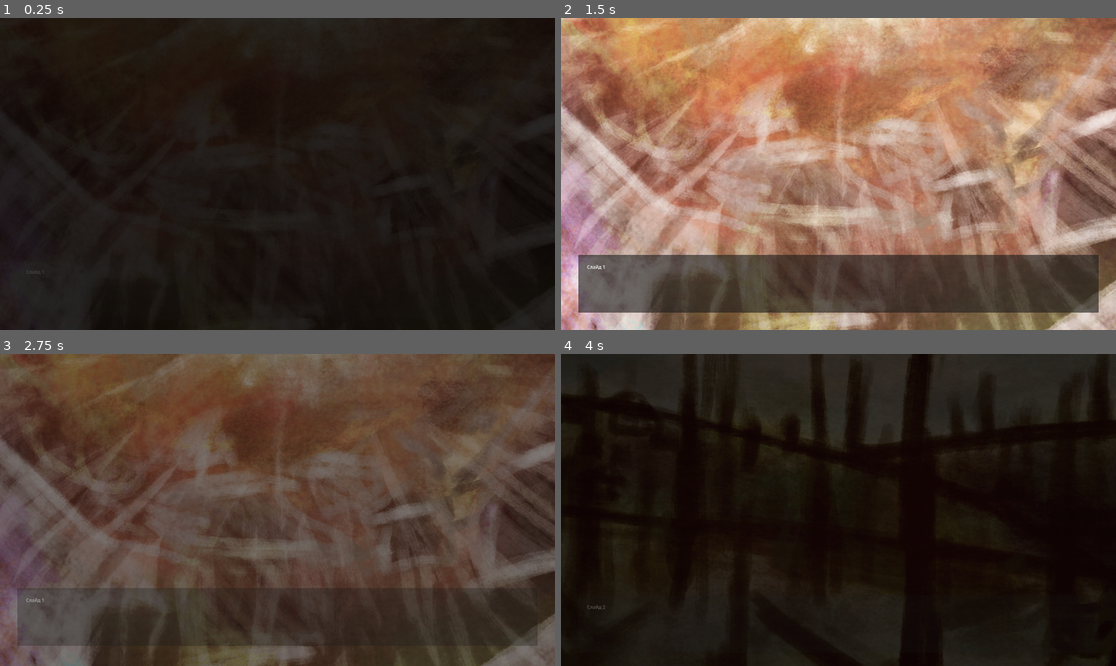
Above: before the commit, frames 1-4 (two rows, left to right).
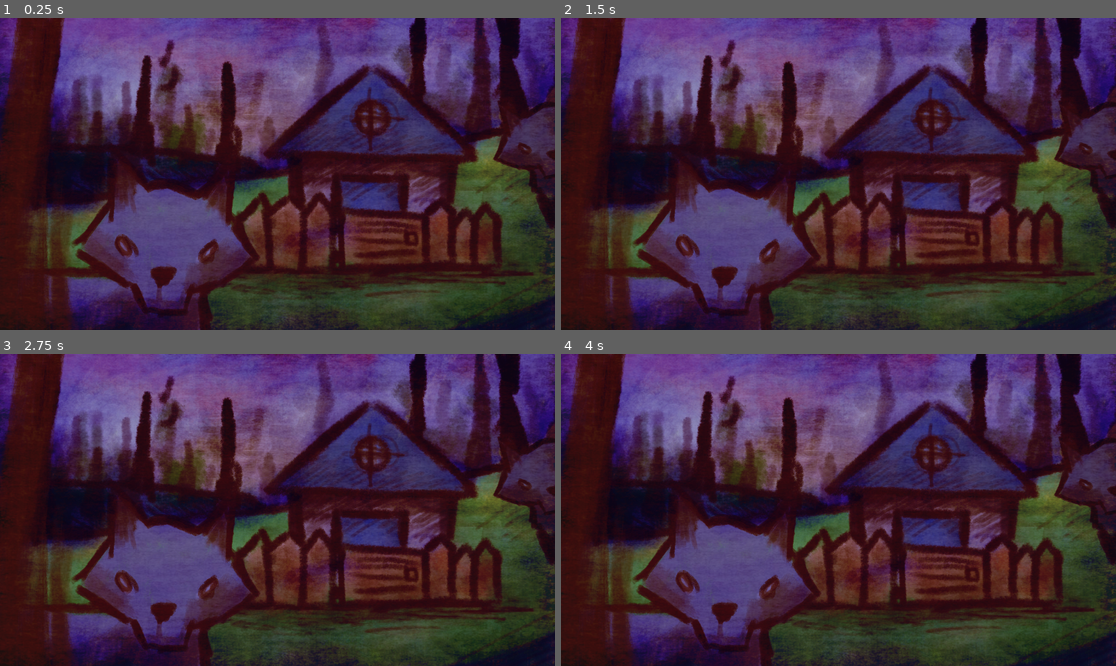
Above: after the commit, the same moments.

Repository: Nick-labs/GvsC
Game: Godot game, scene res://scenes/Main.tscn
Two runs of this game, one before a commit and one after it. Both use one fixed random seed, a clock stepped at 60 frames per second and the inputs below.
Inputs (mouse positions are in pixels of both pictures, inside the frame that each line leads up to):
- Up to frame 1 (0.25 s): no input
- Up to frame 2 (1.5 s): click "Вернуться" at 0.5 s; click "Вернуться" at 1.25 s
- Up to frame 3 (2.75 s): click "Вернуться" at 2 s
- Up to frame 4 (4 s): tap Enter (ui_accept) at 2.75, 3.02 s; move the mouse to (960, 494) at 2.77 s; press the mouse at (960, 494) at 2.78 s; release the mouse at (960, 494) at 3.5 s; drag from (727, 525) to (888, 575) at 3.52 s

The runs differ from the first frame. In frame 1, 74% of the frame differs, in the area x 0-100%, y 0-100%; in frame 2, 96%; in frame 3, 89%; in frame 4, 82%.

Commit message:
Finish

Diff:
--- a/autoload/audio_manager.gd
+++ b/autoload/audio_manager.gd
@@ -12,7 +12,6 @@
 }
 
 var sounds = {
-	"attention": preload("res://assets/audio/sfx/attention_.ogg"),
 	"fox-attack": preload("res://assets/audio/sfx/fox-attack.ogg"),
 	"shopkeeper": preload("res://assets/audio/sfx/voice.ogg"),
 }
--- a/autoload/player_data.gd
+++ b/autoload/player_data.gd
@@ -15,7 +15,7 @@
 var has_won := false
 
 
-var money: int = 500:
+var money: int = 0:
 	set(value):
 		money = value
 		money_changed.emit(money)
--- a/resources/eggs/tier_1/green_easter_egg.tres
+++ b/resources/eggs/tier_1/green_easter_egg.tres
@@ -7,18 +7,18 @@
 [sub_resource type="Resource" id="Resource_glhhd"]
 script = ExtResource("1_ork0y")
 tier_offset = -1
-chance = 15.0
+chance = 20.0
 metadata/_custom_type_script = "uid://qaw1oeacb4qf"
 
 [sub_resource type="Resource" id="Resource_6rpr3"]
 script = ExtResource("1_ork0y")
-chance = 80.0
+chance = 70.0
 metadata/_custom_type_script = "uid://qaw1oeacb4qf"
 
 [sub_resource type="Resource" id="Resource_2fx06"]
 script = ExtResource("1_ork0y")
 tier_offset = 1
-chance = 5.0
+chance = 10.0
 metadata/_custom_type_script = "uid://qaw1oeacb4qf"
 
 [resource]
--- a/resources/eggs/tier_4/crew_egg.tres
+++ b/resources/eggs/tier_4/crew_egg.tres
@@ -7,18 +7,18 @@
 [sub_resource type="Resource" id="Resource_85swq"]
 script = ExtResource("1_b63wr")
 tier_offset = -1
-chance = 95.0
+chance = 90.0
 metadata/_custom_type_script = "uid://qaw1oeacb4qf"
 
 [sub_resource type="Resource" id="Resource_m2ium"]
 script = ExtResource("1_b63wr")
-chance = 4.0
+chance = 7.0
 metadata/_custom_type_script = "uid://qaw1oeacb4qf"
 
 [sub_resource type="Resource" id="Resource_0vcnt"]
 script = ExtResource("1_b63wr")
 tier_offset = 1
-chance = 1.0
+chance = 3.0
 metadata/_custom_type_script = "uid://qaw1oeacb4qf"
 
 [resource]
--- a/resources/pigeons/tier_0/grey_pigeon.tres
+++ b/resources/pigeons/tier_0/grey_pigeon.tres
@@ -8,7 +8,7 @@
 script = ExtResource("1_6ug18")
 breed_name = "Grey pigeon"
 sprite = ExtResource("3_yf1wn")
-price = 3
+price = 5
 egg_interval_minutes = 20
 egg_template = ExtResource("1_4ssva")
 metadata/_custom_type_script = "uid://bmosjtxnab5ud"
--- a/resources/pigeons/tier_0/white_pigeon.tres
+++ b/resources/pigeons/tier_0/white_pigeon.tres
@@ -8,7 +8,7 @@
 script = ExtResource("1_8pckc")
 breed_name = "White pigeon"
 sprite = ExtResource("3_7gjed")
-price = 3
+price = 7
 egg_interval_minutes = 18
 egg_template = ExtResource("1_wtmbh")
 metadata/_custom_type_script = "uid://bmosjtxnab5ud"
--- a/resources/pigeons/tier_1/black_patsan_pigeon.tres
+++ b/resources/pigeons/tier_1/black_patsan_pigeon.tres
@@ -8,7 +8,7 @@
 script = ExtResource("1_kasvb")
 breed_name = "Black patsan"
 sprite = ExtResource("3_b41rl")
-price = 3
+price = 10
 egg_interval_minutes = 12
 egg_template = ExtResource("1_65nmk")
 tier = 1
--- a/resources/pigeons/tier_1/grey_patsan_pigeon.tres
+++ b/resources/pigeons/tier_1/grey_patsan_pigeon.tres
@@ -8,7 +8,7 @@
 script = ExtResource("1_831e3")
 breed_name = "Grey patsan"
 sprite = ExtResource("3_s5dth")
-price = 3
+price = 10
 egg_interval_minutes = 15
 egg_template = ExtResource("1_1024u")
 tier = 1
--- a/resources/pigeons/tier_1/white_patsan_pigeon.tres
+++ b/resources/pigeons/tier_1/white_patsan_pigeon.tres
@@ -8,7 +8,7 @@
 script = ExtResource("1_b07yd")
 breed_name = "White patsan"
 sprite = ExtResource("3_3dovb")
-price = 3
+price = 10
 egg_interval_minutes = 15
 egg_template = ExtResource("1_l2ma1")
 tier = 1
--- a/resources/pigeons/tier_2/creepy_pigeon.tres
+++ b/resources/pigeons/tier_2/creepy_pigeon.tres
@@ -8,7 +8,7 @@
 script = ExtResource("1_22cjp")
 breed_name = "Creepy pigeon"
 sprite = ExtResource("3_k57s1")
-price = 3
+price = 15
 egg_interval_minutes = 30
 egg_template = ExtResource("1_s4v6e")
 tier = 2
--- a/resources/pigeons/tier_2/ios_pigeon.tres
+++ b/resources/pigeons/tier_2/ios_pigeon.tres
@@ -8,7 +8,7 @@
 script = ExtResource("1_erj86")
 breed_name = "Ios pigeon"
 sprite = ExtResource("3_11rxw")
-price = 3
+price = 15
 egg_interval_minutes = 30
 egg_template = ExtResource("1_e8o0e")
 tier = 2
--- a/resources/pigeons/tier_3/dsbm_patsan_pigeon.tres
+++ b/resources/pigeons/tier_3/dsbm_patsan_pigeon.tres
@@ -8,7 +8,7 @@
 script = ExtResource("2_v7xfw")
 breed_name = "DSBM patsan"
 sprite = ExtResource("3_en5rs")
-price = 3
+price = 25
 egg_interval_minutes = 10
 egg_template = ExtResource("1_to7mu")
 tier = 3
--- a/resources/pigeons/tier_3/emo_pigeon.tres
+++ b/resources/pigeons/tier_3/emo_pigeon.tres
@@ -8,7 +8,7 @@
 script = ExtResource("1_ret6j")
 breed_name = "Emo pigeon"
 sprite = ExtResource("3_h62ao")
-price = 3
+price = 25
 egg_interval_minutes = 10
 egg_template = ExtResource("1_s3lmr")
 tier = 3
--- a/resources/pigeons/tier_3/reimu_pigeon.tres
+++ b/resources/pigeons/tier_3/reimu_pigeon.tres
@@ -8,7 +8,7 @@
 script = ExtResource("1_lu284")
 breed_name = "Reimu pigeon"
 sprite = ExtResource("3_5u2ew")
-price = 3
+price = 20
 egg_interval_minutes = 10
 egg_template = ExtResource("1_bfxhn")
 tier = 3
--- a/resources/pigeons/tier_4/skebob_pigeon.tres
+++ b/resources/pigeons/tier_4/skebob_pigeon.tres
@@ -8,7 +8,7 @@
 script = ExtResource("2_jn73l")
 breed_name = "Skebob"
 sprite = ExtResource("3_6udpq")
-price = 67
+price = 100
 egg_interval_minutes = 5
 egg_template = ExtResource("1_v7tiv")
 tier = 4
--- a/resources/pigeons/tier_5/tjoy_pigeon.tres
+++ b/resources/pigeons/tier_5/tjoy_pigeon.tres
@@ -8,7 +8,7 @@
 script = ExtResource("2_al0hc")
 breed_name = "Tjoy"
 sprite = ExtResource("3_tvdbk")
-price = 67
+price = 200
 egg_interval_minutes = 3
 egg_template = ExtResource("1_0ggmk")
 tier = 5
--- /dev/null
+++ b/scenes/defense/base_destroyed.gd
@@ -0,0 +1,10 @@
+class_name FoxAttackOverlay
+extends CanvasLayer
+
+
+func play():
+	show()
+
+	await get_tree().create_timer(5.0).timeout
+
+	hide()
--- /dev/null
+++ b/scenes/defense/base_destroyed.tscn
@@ -0,0 +1,16 @@
+[gd_scene format=3 uid="uid://b7vscbxrou7bs"]
+
+[ext_resource type="Script" uid="uid://b1tf0jdykw5ah" path="res://scenes/defense/base_destroyed.gd" id="1_3a5j2"]
+[ext_resource type="Texture2D" uid="uid://fvm6nvtv16vt" path="res://assets/sprites/ui/cg-lose.png" id="1_nb3iq"]
+
+[node name="BaseDestroyed" type="CanvasLayer" unique_id=1524688112]
+script = ExtResource("1_3a5j2")
+
+[node name="TextureRect" type="TextureRect" parent="." unique_id=635229729]
+anchors_preset = 15
+anchor_right = 1.0
+anchor_bottom = 1.0
+grow_horizontal = 2
+grow_vertical = 2
+texture = ExtResource("1_nb3iq")
+expand_mode = 2
--- a/scenes/defense/defense.tscn
+++ b/scenes/defense/defense.tscn
@@ -12,6 +12,7 @@
 [ext_resource type="Texture2D" uid="uid://b1ompwtpeqyxa" path="res://assets/sprites/ui/windows/window1.png" id="8_d0c5w"]
 [ext_resource type="Texture2D" uid="uid://ryqgt3tpq7o0" path="res://assets/sprites/ui/windows/window1_pressed.png" id="9_3g4ua"]
 [ext_resource type="Texture2D" uid="uid://dtk7k36o8bsb1" path="res://assets/sprites/ui/windows/window1_hovered.png" id="10_3yu54"]
+[ext_resource type="PackedScene" uid="uid://b7vscbxrou7bs" path="res://scenes/defense/base_destroyed.tscn" id="13_3g4ua"]
 
 [sub_resource type="Theme" id="Theme_f5vgk"]
 default_font = ExtResource("7_wwjrr")
@@ -147,4 +148,6 @@
 expand_mode = 1
 metadata/_edit_lock_ = true
 
+[node name="BaseDestroyed" parent="." unique_id=1524688112 instance=ExtResource("13_3g4ua")]
+
 [connection signal="pressed" from="BackButton" to="." method="_on_back_button_pressed"]
--- a/scripts/defense/defense.gd
+++ b/scripts/defense/defense.gd
@@ -1,5 +1,7 @@
 class_name Defense
 extends Node2D
+
+signal farm_destroyed
 
 signal farm_pressed
 signal lose_game
@@ -9,10 +11,15 @@
 @onready var crossbow:Crossbow = $World/Base/Crossbow
 @onready var wave_manager:WaveManager = $WaveManager
 @onready var camera:Camera2D = $World/Camera2D
+@onready var enemy_spawner := $EnemySpawner
+
 
 @onready var base_hp_bar:ProgressBar = $CanvasLayer/BaseHPBar
 @onready var win_screen:ColorRect = $CanvasLayer/WinScreen
 @onready var lose_screen:ColorRect = $CanvasLayer/LoseScreen
+
+@onready var base_destroyed := $BaseDestroyed
+
 
 var active := true
 
@@ -32,13 +39,6 @@
 	base_hp_bar.value = value
 
 
-func _on_base_destroyed():
-	pass
-	#lose_screen.show()
-	#lose_game.emit()
-	#get_tree().paused = true
-
-
 func _on_back_button_pressed():
 	farm_pressed.emit()
 
@@ -50,3 +50,17 @@
 
 	if value:
 		camera.make_current()
+
+
+func _on_base_destroyed():
+	TimeManager.pause()
+
+	enemy_spawner.remove_all_enemies()
+	await base_destroyed.play()
+
+	TimeManager.skip_hours(8)
+
+	TimeManager.resume()
+
+	base.health = base.max_health
+	base.hp_changed.emit(base.health)
--- a/scripts/defense/enemy_spawner.gd
+++ b/scripts/defense/enemy_spawner.gd
@@ -10,20 +10,22 @@
 
 @export var spawn_radius := 1000.0
 
+var enemies: Array[Fox] = []
 
 func spawn_enemy():
-
 	if not is_night():
 		return
 
-	var enemy = enemy_scene.instantiate() as Fox
+	var enemy := enemy_scene.instantiate() as Fox
 
 	enemy_container.add_child(enemy)
 
 	enemy.global_position = _get_spawn_position()
 	enemy.target = base
 
-	enemy.died.connect(_on_enemy_died)
+	enemies.append(enemy)
+
+	enemy.died.connect(_on_enemy_died.bind(enemy))
 
 	enemy_spawned.emit(enemy)
 
@@ -37,9 +39,18 @@
 	) * spawn_radius
 
 
-func _on_enemy_died():
+func _on_enemy_died(enemy: Fox):
+	enemies.erase(enemy)
 	enemy_died.emit()
 
 
 func is_night() -> bool:
 	return TimeManager.hour >= 22 or TimeManager.hour < 6
+
+
+func remove_all_enemies():
+	for enemy in enemies:
+		if is_instance_valid(enemy):
+			enemy.queue_free()
+
+	enemies.clear()
--- a/scripts/defense/world_farm.gd
+++ b/scripts/defense/world_farm.gd
@@ -39,6 +39,8 @@
 	health -= damage
 	health = max(health,0)
 
+	AudioManager.play_sound("fox-attack")
+
 	hp_changed.emit(health)
 
 	if health <= 0:
@@ -46,4 +48,8 @@
 
 
 func destroy():
+	if health > 0:
+		return
+
+	set_process(false)
 	destroyed.emit()
--- a/scripts/shop/shopkeeper.gd
+++ b/scripts/shop/shopkeeper.gd
@@ -32,6 +32,8 @@
 func embarrassed():
 	sprite.texture = embarrassed_texture
 
+	AudioManager.play_sound("shopkeeper")
+
 	var tween := create_tween()
 
 	tween.tween_property(
Not shown, removed: assets/audio/sfx/attention_.ogg.import
Binary file added: assets/sprites/ui/cg-lose.png
Not shown, added: assets/sprites/ui/cg-lose.png.import
Not shown, added: scenes/defense/base_destroyed.gd.uid
Not shown, removed: assets/audio/sfx/attention_.ogg
